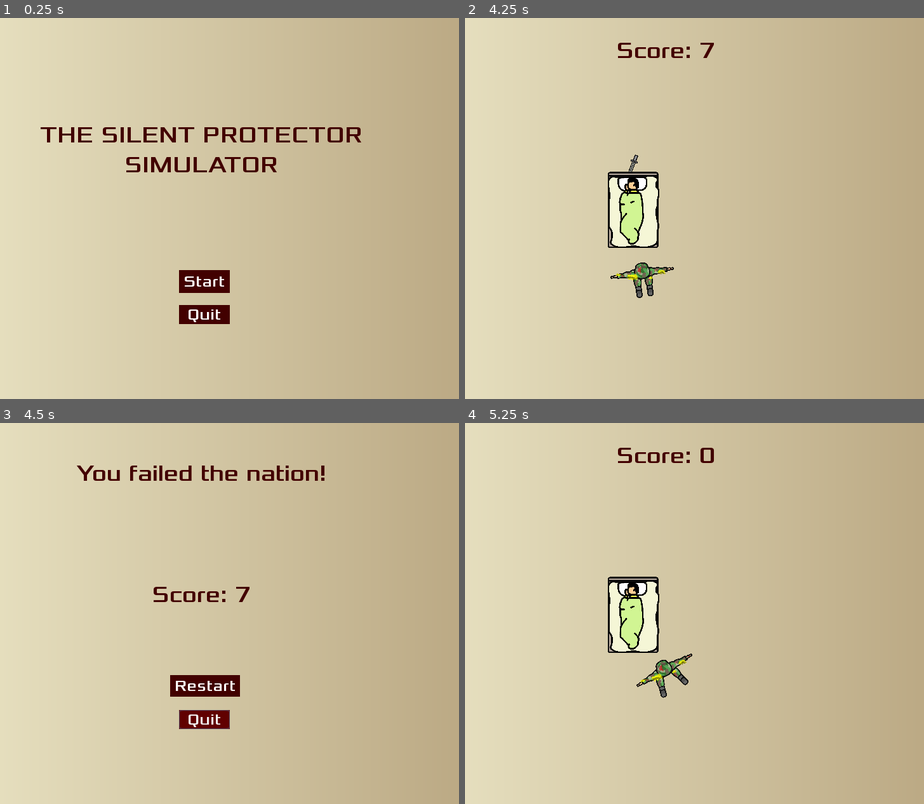
Above: before the commit, frames 1-4 (two rows, left to right).
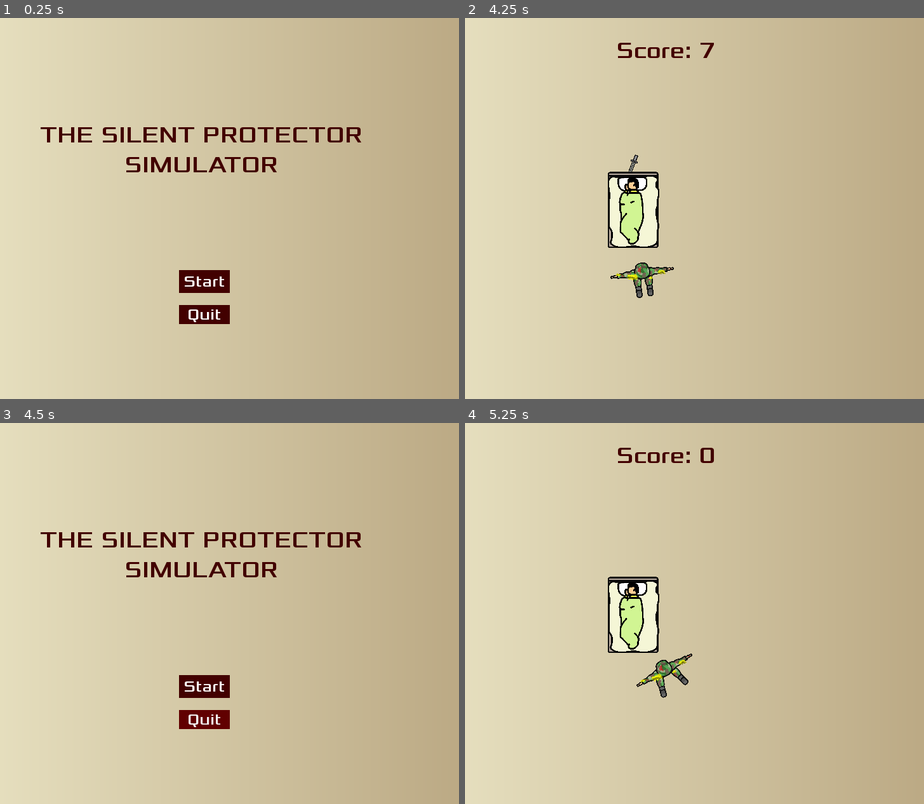
Above: after the commit, the same moments.

Repository: honoriocassiano/the-silent-protector-simulator
Game: Godot game, scene res://Main.tscn
The game is run twice, just before and just after one commit, with the same random seed, the same clock (stepped at 60 frames per second) and the same inputs.
Inputs (mouse positions are in pixels of both pictures, inside the frame that each line leads up to):
- Up to frame 1 (0.25 s): no input
- Up to frame 2 (4.25 s): click "Start" at 0.5 s; move the mouse to (781, 189) at 1.27 s; hold Right (move_right) 1.28-2.03 s; move the mouse to (570, 227) at 2.02 s; hold Down (move_down) 2.03-2.78 s; move the mouse to (722, 124) at 2.77 s; hold Right (move_right) 2.78-3.53 s; move the mouse to (644, 284) at 3.52 s; hold Up (move_up) from 3.53 s (still down)
- Up to frame 3 (4.5 s): release Up (move_up) at 4.25 s; click (206, 720) at 4.25 s, where only the run after the commit has a clickable "Main Menu"
- Up to frame 4 (5.25 s): click (671, 685) at 5 s, where only the run before the commit has a clickable "Restart"

Frames 1-2 are identical in both runs. In frame 3, 3.2% of the frame differs, in the area x 8-79%, y 11-81%; in frame 4, nothing differs.

Commit message:
Add button to return to main menu on game over

Diff:
--- a/HUD.gd
+++ b/HUD.gd
@@ -1,5 +1,6 @@
 extends CanvasLayer
 
+signal exit_main_menu()
 signal start_game()
 signal exit_game()
 
@@ -61,3 +62,9 @@
 
 func _on_QuitGameButton_pressed():
 	emit_signal("exit_game")
+
+
+func _on_MainMenuButton_pressed():
+	_start_screen()
+
+	emit_signal("exit_main_menu")
--- a/HUD.tscn
+++ b/HUD.tscn
@@ -40,6 +40,7 @@
 script = ExtResource( 2 )
 
 [node name="StartScreen" type="Node2D" parent="."]
+visible = false
 
 [node name="GameTitleLabel" type="Label" parent="StartScreen"]
 margin_left = 111.5
@@ -93,7 +94,6 @@
 }
 
 [node name="EndScreen" type="Node2D" parent="."]
-visible = false
 
 [node name="EndGameMessageLabel" type="Label" parent="EndScreen"]
 margin_left = 111.5
@@ -143,9 +143,25 @@
 "_edit_use_anchors_": false
 }
 
+[node name="MainMenuButton" type="Button" parent="EndScreen"]
+margin_left = 320.0
+margin_top = 450.0
+margin_right = 480.0
+margin_bottom = 480.0
+rect_pivot_offset = Vector2( 80, 17 )
+custom_styles/hover = SubResource( 8 )
+custom_styles/pressed = SubResource( 9 )
+custom_styles/normal = SubResource( 10 )
+custom_fonts/font = SubResource( 5 )
+custom_colors/font_color = Color( 1, 1, 1, 1 )
+text = "Main Menu"
+__meta__ = {
+"_edit_use_anchors_": false
+}
+
 [node name="QuitGameButton" type="Button" parent="EndScreen"]
 margin_left = 358.72
-margin_top = 452.0
+margin_top = 501.0
 margin_right = 438.72
 margin_bottom = 482.0
 rect_pivot_offset = Vector2( 40, 18 )
@@ -181,4 +197,5 @@
 [connection signal="pressed" from="StartScreen/StartGameButton" to="." method="_on_StartGameButton_pressed"]
 [connection signal="pressed" from="StartScreen/QuitGameButton" to="." method="_on_QuitGameButton_pressed"]
 [connection signal="pressed" from="EndScreen/RestartGameButton" to="." method="_on_RestartButton_pressed"]
+[connection signal="pressed" from="EndScreen/MainMenuButton" to="." method="_on_MainMenuButton_pressed"]
 [connection signal="pressed" from="EndScreen/QuitGameButton" to="." method="_on_ExitGameButton_pressed"]
--- a/Main.gd
+++ b/Main.gd
@@ -17,6 +17,24 @@
 # Called every frame. 'delta' is the elapsed time since the previous frame.
 #func _process(delta):
 #	pass
+
+func _exit_main_menu():
+	$InicialScreenMusic.play()
+
+	$BackgroundMusic.stop()
+	$BackgroundSound.stop()
+	$GameOverScream.stop()
+	$GameOverMusic.stop()
+
+	$ShootSpawnTimer.stop()
+	$ScoreTimer.stop()
+
+#	Delete all the shoots that still active
+	get_tree().call_group("shoots", "queue_free")
+
+	$Bed.hide()
+	$Soldier.hide()
+
 
 func _new_game():
 
@@ -122,3 +140,7 @@
 
 func _on_HUD_exit_game():
 	get_tree().quit()
+
+
+func _on_HUD_exit_main_menu():
+	_exit_main_menu()
--- a/Main.tscn
+++ b/Main.tscn
@@ -79,5 +79,6 @@
 [connection signal="timeout" from="ShootSpawnTimer" to="." method="_on_ShootSpawnTimer_timeout"]
 [connection signal="timeout" from="ScoreTimer" to="." method="_on_ScoreTimer_timeout"]
 [connection signal="exit_game" from="HUD" to="." method="_on_HUD_exit_game"]
+[connection signal="exit_main_menu" from="HUD" to="." method="_on_HUD_exit_main_menu"]
 [connection signal="start_game" from="HUD" to="." method="_on_HUD_start_game"]
 [connection signal="game_over" from="Bed" to="." method="_on_Bed_game_over"]
